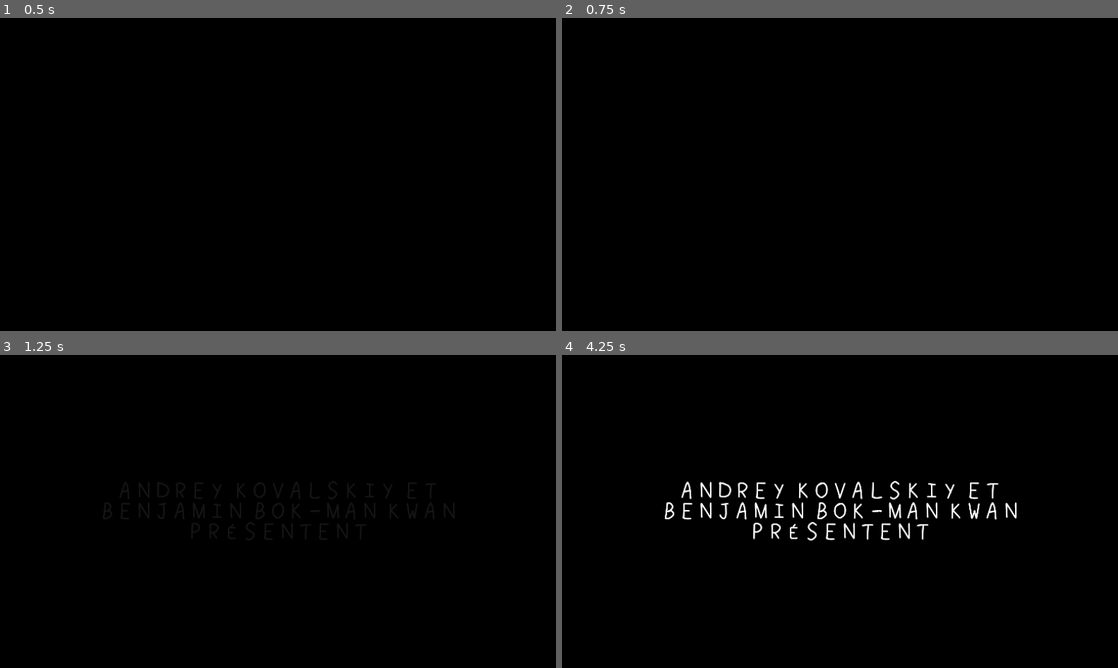
Above: before the commit, frames 1-4 (two rows, left to right).
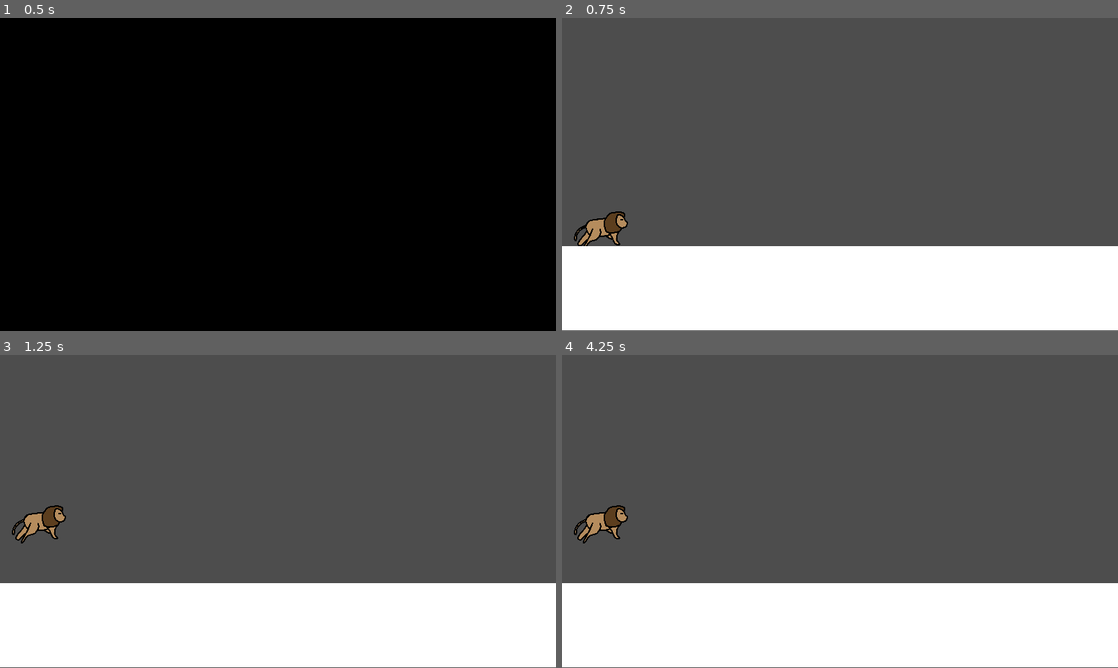
Above: after the commit, the same moments.

Repository: MotionForce/lionRun
Game: Godot game, scene res://assets/intro.tscn
Two runs of this game, one before a commit and one after it. Both use one fixed random seed, a clock stepped at 60 frames per second and the inputs below.
Inputs:
- Up to frame 1 (0.5 s): no input
- Up to frame 2 (0.75 s): tap Enter at 0.5 s
- Up to frame 3 (1.25 s): tap Space (Jump 1) at 0.77 s
- Up to frame 4 (4.25 s): tap Space (Jump 1) at 1.52, 3.02, 3.77 s

Frame 1 is identical in both runs. In frame 2, 100% of the frame differs, in the area x 0-100%, y 0-100%; in frame 3, 100%; in frame 4, 99%.
Error before the commit: Parse Error: Used tab character for indentation instead of space as used before in the file. (res://assets/scripts/intro_to_main.gd:7)

Commit message:
fixed unhandled_input

Diff:
--- a/assets/prefabs/Player.tscn
+++ b/assets/prefabs/Player.tscn
@@ -63,7 +63,7 @@
 
 [node name="ObstacleCheck" type="Area2D" parent="CharacterBody2D"]
 collision_layer = 0
-collision_mask = 2
+collision_mask = 6
 
 [node name="CollisionShape2D" type="CollisionShape2D" parent="CharacterBody2D/ObstacleCheck"]
 position = Vector2(14, -24)
--- a/assets/scripts/intro_to_main.gd
+++ b/assets/scripts/intro_to_main.gd
@@ -3,9 +3,9 @@
 var game_scene = preload("res://Game_Scene.tscn").instantiate()
 
 func _unhandled_input(event):
-    if event is InputEventKey:
-        if event.pressed:
-					get_tree().root.add_child(game_scene)
+	if event is InputEventKey:
+		if event.pressed:
+			get_tree().change_scene_to_file("res://Game_Scene.tscn")
 
 func _on_AnimationPlayer_animation_finished(anim_name):
 	if anim_name == "intro_sequence":
--- a/project.godot
+++ b/project.godot
@@ -43,11 +43,23 @@
 , Object(InputEventJoypadButton,"resource_local_to_scene":false,"resource_name":"","device":-1,"button_index":11,"pressure":0.0,"pressed":true,"script":null)
 ]
 }
+"Skip intro"={
+"deadzone": 0.5,
+"events": [Object(InputEventKey,"resource_local_to_scene":false,"resource_name":"","device":-1,"window_id":0,"alt_pressed":false,"shift_pressed":false,"ctrl_pressed":false,"meta_pressed":false,"pressed":false,"keycode":0,"physical_keycode":32,"key_label":0,"unicode":32,"echo":false,"script":null)
+, Object(InputEventKey,"resource_local_to_scene":false,"resource_name":"","device":-1,"window_id":0,"alt_pressed":false,"shift_pressed":false,"ctrl_pressed":false,"meta_pressed":false,"pressed":false,"keycode":0,"physical_keycode":49,"key_label":0,"unicode":49,"echo":false,"script":null)
+, Object(InputEventJoypadButton,"resource_local_to_scene":false,"resource_name":"","device":-1,"button_index":0,"pressure":0.0,"pressed":true,"script":null)
+, Object(InputEventJoypadButton,"resource_local_to_scene":false,"resource_name":"","device":-1,"button_index":1,"pressure":0.0,"pressed":true,"script":null)
+, Object(InputEventMouseButton,"resource_local_to_scene":false,"resource_name":"","device":-1,"window_id":0,"alt_pressed":false,"shift_pressed":false,"ctrl_pressed":false,"meta_pressed":false,"button_mask":1,"position":Vector2(106, 11),"global_position":Vector2(110, 52),"factor":1.0,"button_index":1,"canceled":false,"pressed":true,"double_click":false,"script":null)
+, Object(InputEventMouseButton,"resource_local_to_scene":false,"resource_name":"","device":-1,"window_id":0,"alt_pressed":false,"shift_pressed":false,"ctrl_pressed":false,"meta_pressed":false,"button_mask":2,"position":Vector2(113, 12),"global_position":Vector2(117, 53),"factor":1.0,"button_index":2,"canceled":false,"pressed":true,"double_click":false,"script":null)
+, Object(InputEventKey,"resource_local_to_scene":false,"resource_name":"","device":-1,"window_id":0,"alt_pressed":false,"shift_pressed":false,"ctrl_pressed":false,"meta_pressed":false,"pressed":false,"keycode":0,"physical_keycode":4194309,"key_label":0,"unicode":0,"echo":false,"script":null)
+]
+}
 
 [layer_names]
 
 2d_physics/layer_1="Ground"
 2d_physics/layer_2="Obstacles"
+2d_physics/layer_3="Ring"
 
 [physics]
 
Not shown: 1 places in assets/intro.tscn that only renumber resources
